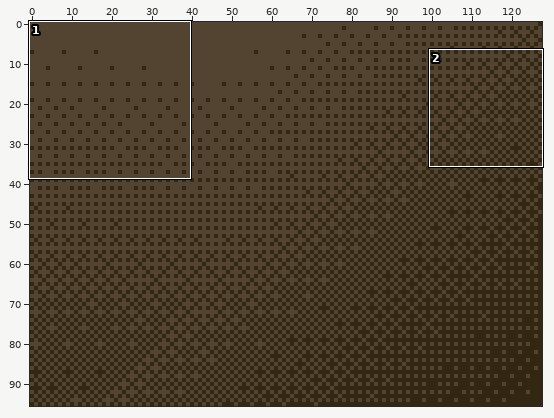
File history of a sprite sheet, 8-bit-forensics/assets/pc/keyboard-background.png. The picture above shows the old version from afar; the outline marks the close-up.
Close-up. Before:
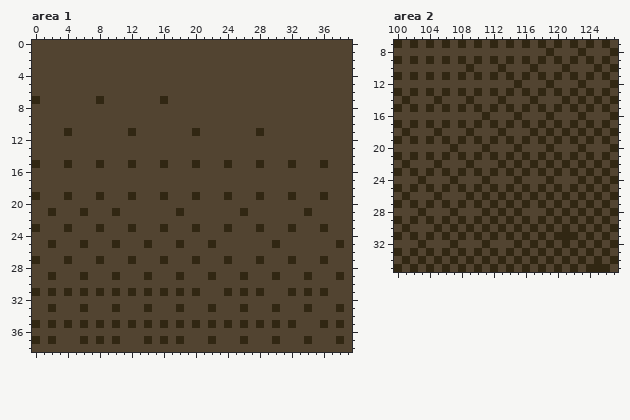
The file is 256x192 pixels, drawn in blocks of 2x2; one block is one cell here. Colours within 5 levels of each other are drawn and written as one. Shown: area 1: x 0..39, y 0..38; area 2: x 100..127, y 7..35.
After:
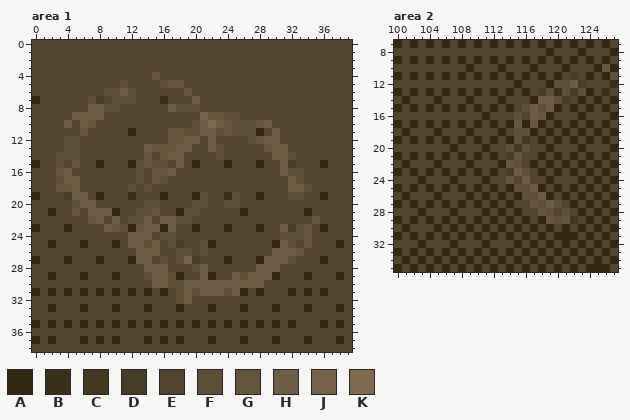
Palette (. is transparent): A #312713  B #3b301a  C #433720  D #473c27  E #524431  F #5e4f39  G #66563e  H #6e5d44  J #746348  K #7e6b4f
Difference:
Area 1:
y 4: x 15 E -> G
y 5: x 11 E -> F; x 16..18 EEE -> FGG
y 6: x 9..12 EEEE -> FFHF; x 19 E -> G
y 7: x 7..8 EA -> FD; x 10..12 EEE -> FFF; x 16 A -> B; x 20 E -> H
y 8: x 7..10 EEEE -> HHFF; x 17..20 EEEE -> HFFF
y 9: x 5..8 EEEE -> HHHH; x 21..25 EEEEE -> JGGFF
y 10: x 4 E -> H; x 6..7 EE -> HG; x 20..29 EEEEEEEEEE -> FHKHGFFFGH
y 11: x 4 A -> E; x 6 E -> G; x 17..27 EEEAEEEEEEE -> GGFFHHFGFFF; x 30 E -> H
y 12: x 4..5 EE -> FF; x 17..20 EEEE -> GGHH; x 22 E -> H; x 27..30 EEEE -> FGHH
y 13: x 4..5 EE -> FF; x 14..19 EEEEEE -> HGGGHH; x 22..23 EE -> HF; x 29..31 EEE -> GHH
y 14: x 3..5 EEE -> FFF; x 14 E -> G; x 16..18 EEE -> GHH; x 23 E -> F; x 30..32 EEE -> HHF
y 15: x 3..5 EAE -> FEG; x 13..16 EEEA -> FGFF; x 18 E -> H; x 31..32 EA -> HD
y 16: x 3..4 EE -> GH; x 13 E -> F; x 15..17 EEE -> GGH; x 31..33 EEE -> HFF
y 17: x 3..5 EEE -> FHH; x 13 E -> F; x 15..16 EE -> GF; x 32..33 EE -> HF
y 18: x 3..5 EEE -> GGH; x 12 E -> F; x 14 E -> F; x 32..34 EEE -> HHF
y 19: x 4..6 AEE -> DHH; x 12 A -> B; x 21 E -> F; x 24..25 AE -> BF; x 32..33 AE -> FF
y 20: x 5..7 EEE -> FHH; x 14..15 EE -> FF; x 20..21 EE -> FF; x 24..25 EE -> FF
y 21: x 5..9 EAEEE -> GEHHH; x 13..15 EEE -> FFG; x 19..20 EE -> FF
y 22: x 7..8 EE -> GH; x 10 E -> H; x 12..14 EEE -> FFH; x 16..19 EEEE -> HHFF; x 35 E -> G
y 23: x 8..11 AEEE -> EHGF; x 13..15 EEE -> GHH; x 17 E -> H; x 31..34 EAEE -> HDFG
y 24: x 12..14 EEE -> HHH; x 16..17 EE -> FF; x 31..34 EEEE -> FFFG
y 25: x 12..15 EEAE -> HHFH; x 17..18 EA -> FD; x 21 E -> F; x 31..32 EE -> HF; x 34 E -> G
y 26: x 13..15 EEE -> HHH; x 18..19 EE -> FF; x 21 E -> F; x 30..33 EEEE -> HHHG
y 27: x 13..14 EE -> HH; x 16 A -> F; x 18..20 EEA -> FJD; x 29..32 EEEA -> HHHF
y 28: x 14..16 EEE -> HHH; x 20..21 EE -> FH; x 28..30 EEE -> HHH
y 29: x 14..17 AEEE -> FHHF; x 21 E -> H; x 25..29 EAEEE -> HFHHH
y 30: x 15..28 EEEEEEEEEEEEEE -> HHFFHHHHHHHHHH
y 31: x 18..25 AEAEEEAE -> FHFHHHFH
y 32: x 18..19 EE -> FH
Area 2:
y 10: x 126 E -> G
y 11: x 122 A -> D; x 127 E -> F
y 12: x 120..123 EEEA -> FFHD; x 127 A -> B
y 13: x 118..123 AEAEAE -> DFBFDF; x 126 A -> B
y 14: x 118..121 EEEA -> HHFD
y 15: x 116..119 AEAE -> FHFH
y 16: x 115 A -> F; x 117..118 EE -> HG
y 17: x 115 E -> G; x 117 E -> G
y 18: x 115..116 EE -> FF
y 19: x 115..116 EA -> FC
y 20: x 114..116 EAE -> FCF
y 21: x 114..116 AEA -> DGE
y 22: x 114..115 EA -> GF
y 23: x 114..116 AEA -> DHF
y 24: x 114..116 EAE -> GEH
y 25: x 115..117 EAE -> FFH
y 26: x 116..118 EAE -> FFH
y 27: x 116..120 AEAEA -> EGFHF
y 28: x 118..119 EA -> GF; x 121 A -> F
y 29: x 119..122 EAEA -> GFGC
Where, in picture pixels (left, top, right, bottom), the same in both close-ups:
changed: (56, 72, 320, 304)
changed: (506, 64, 618, 224)
